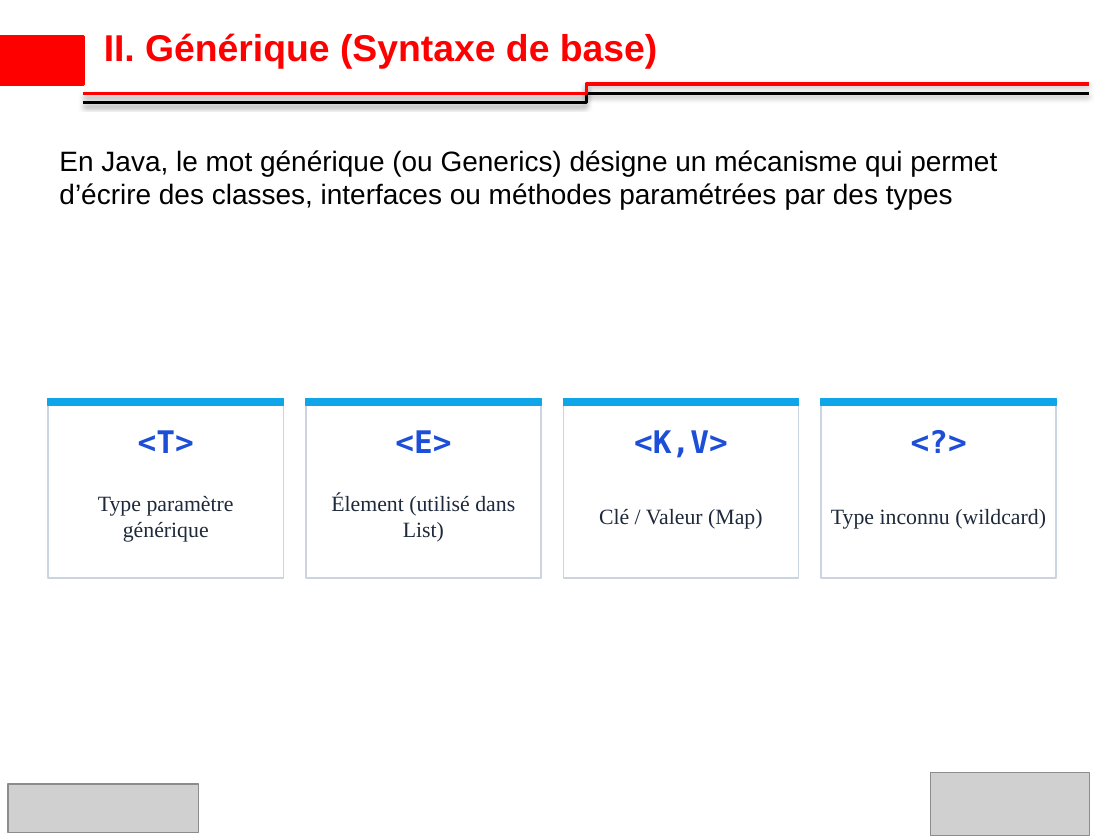
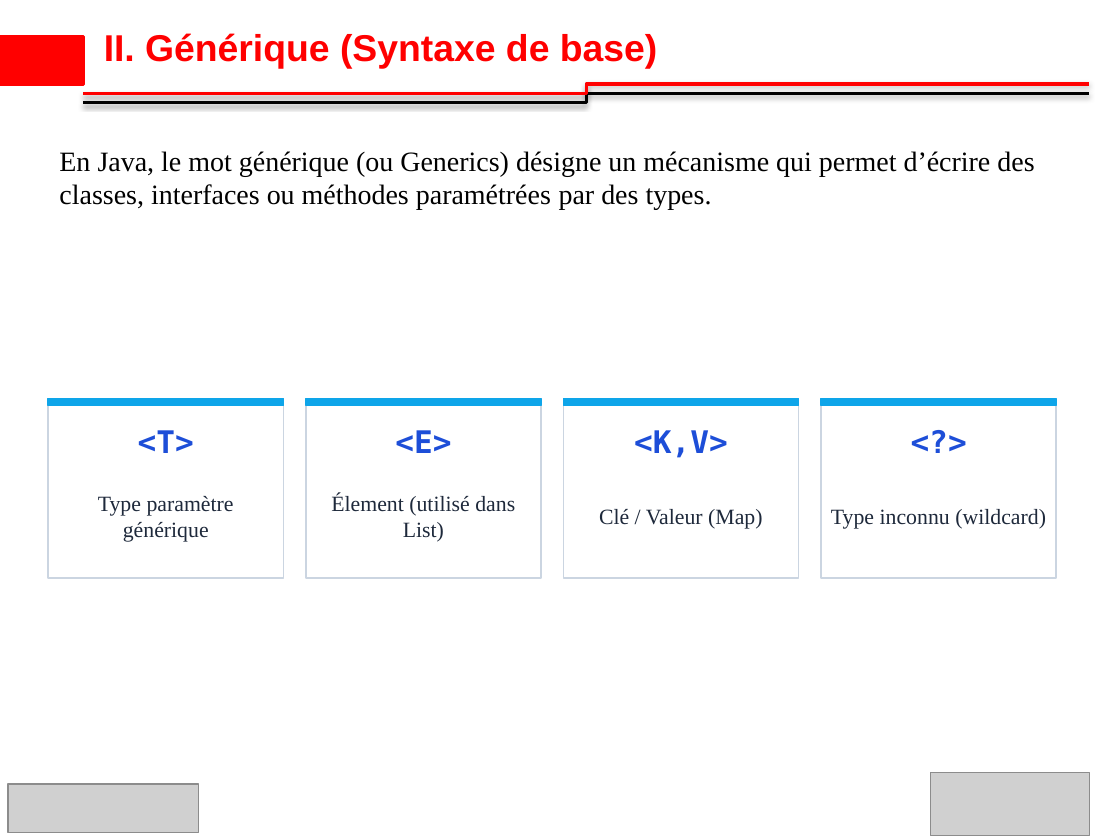
Before and after one commit to ibrahimsava/Osis-training-in-java, a slide deck: slide 5 of osis_presentation_Ibrahim_SAVADOGO_S3.pptx. Drawn at 1120x840 pixels with LibreOffice and Linux fonts; fonts in the diff are those of the drawing; grey boxes stand for pictures; background and template pictures are left out. Boxes give left, top, right and bottom in pixels: in the first picture for what was removed or moved away, otherwise in the second. Text is boxed around its words. In the diff, an @@ line names an element or a change of style, - is before the commit and + after.

```diff
--- a/osis_presentation_Ibrahim_SAVADOGO_S3.pptx
+++ b/osis_presentation_Ibrahim_SAVADOGO_S3.pptx
@@ text at [59, 151, 1034, 210]: text changed; font Arial to Times New Roman @@
-En Java, le mot générique (ou Generics) désigne un mécanisme qui permet d’écrire des classes, interfaces ou méthodes paramétrées par des types
+En Java, le mot générique (ou Generics) désigne un mécanisme qui permet d’écrire des classes, interfaces ou méthodes paramétrées par des types.
```
Also in this commit, not shown: 10 other slides changed, 1 slide removed.
